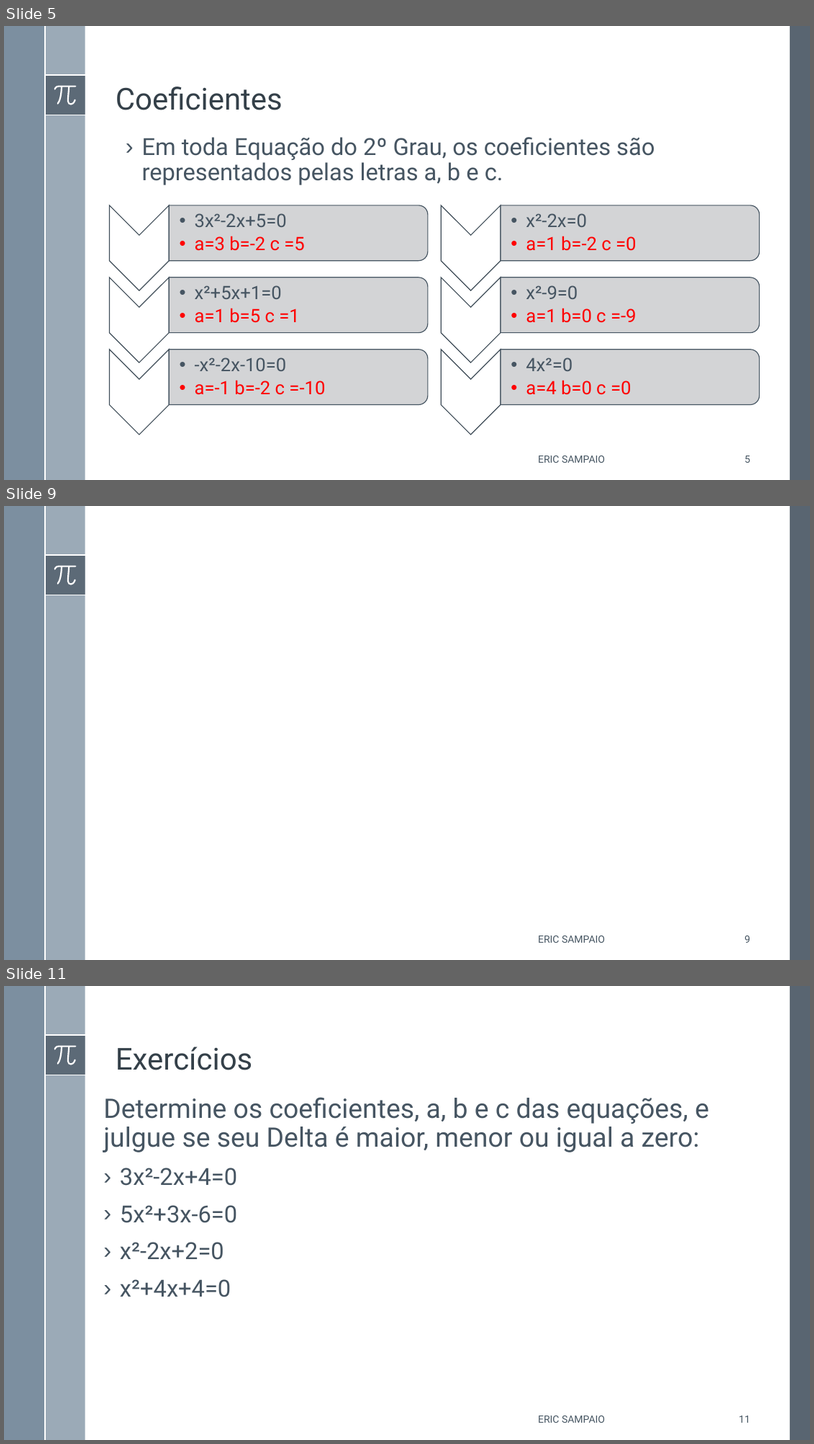
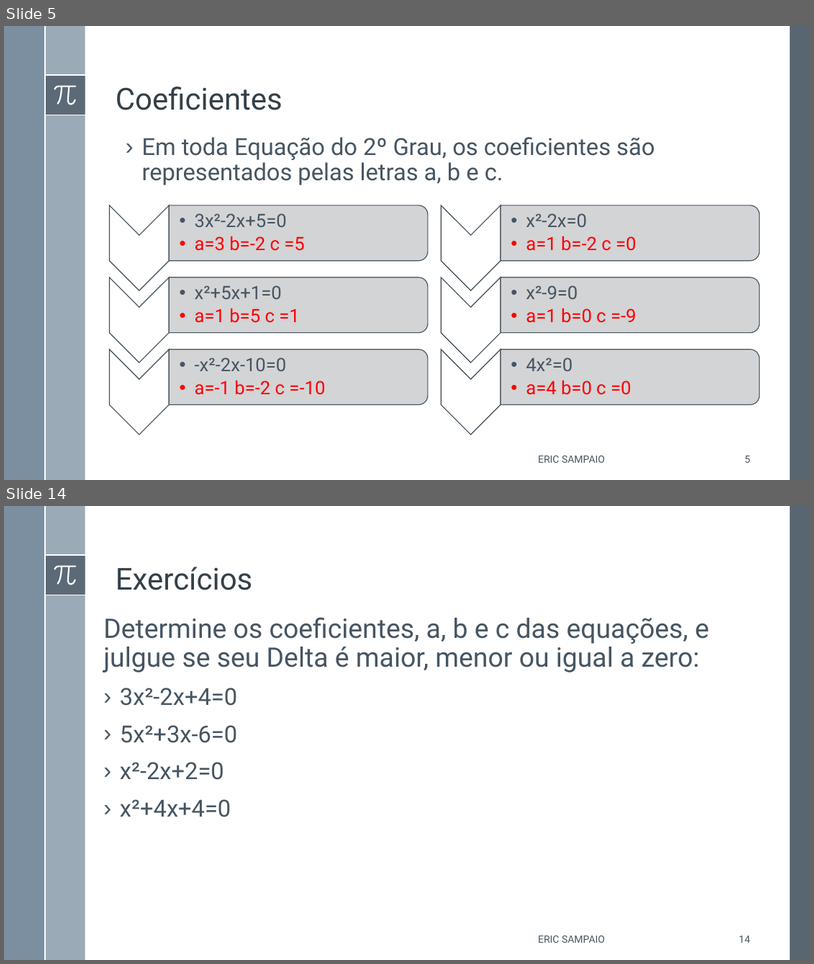
Before and after one commit to Erickgtn/ericsampaio.com.br, a slide deck: SlidesPublicação/Equação do 2º Grau.pptx. Shown one above the other, each under a label of ours: slides 5, 9 and 11 before the commit, slides 5 and 14 after it; the slides between them are not shown. The pictures are 814x1444 and 814x964 pixels, drawn with LibreOffice and Linux fonts; fonts in the diff are those of the drawing. Boxes give left, top, right and bottom in pixels: in the first picture for what was removed or moved away, otherwise in the second. Text is boxed around its words. In the diff, an @@ line names an element or a change of style, - is before the commit and + after.

```diff
--- a/SlidesPublicação/Equação do 2º Grau.pptx
+++ b/SlidesPublicação/Equação do 2º Grau.pptx
@@ slide 9 removed at bbox=[4, 506, 810, 960], background #FFFFFF; not listed: 8 template elements that a slide beside it also shows @@
@@ text removed at bbox=[538, 935, 605, 942] @@
-ERIC SAMPAIO
@@ page number removed at bbox=[745, 935, 751, 942] @@
-9
@@ what was slide 11 is now slide 14 @@
@@ page number at bbox=[739, 935, 751, 942]: text changed @@
-11
+14
```
Also in this commit, not shown: 10 slides changed, 2 slides added, 1 other file.
